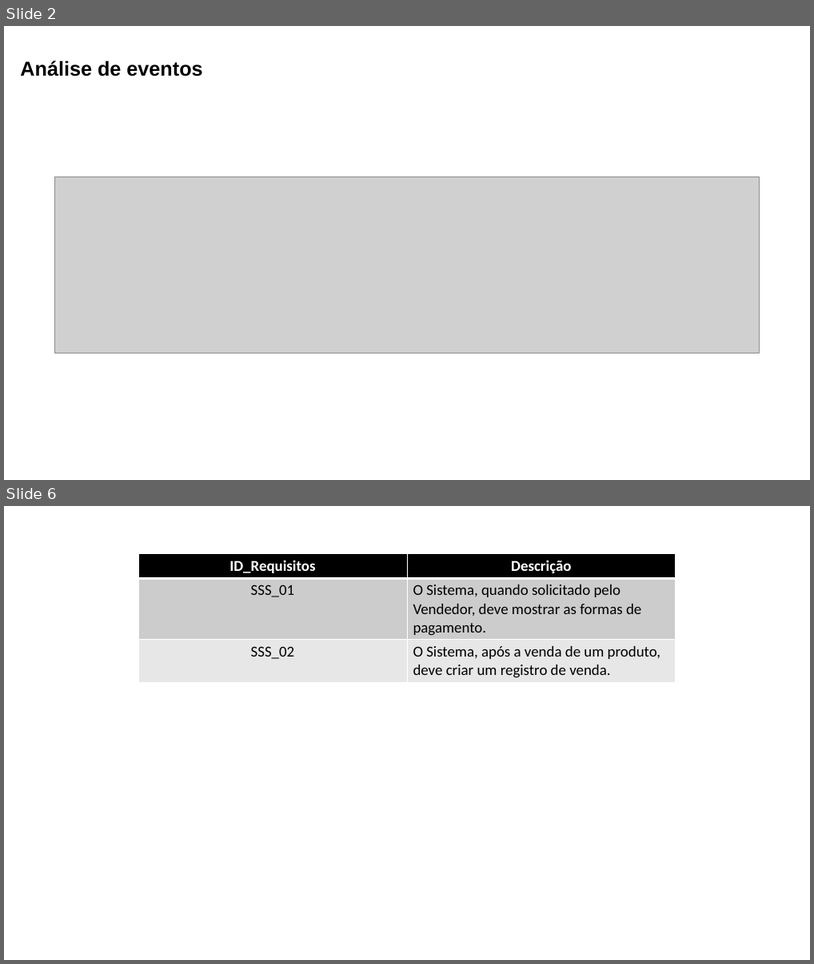
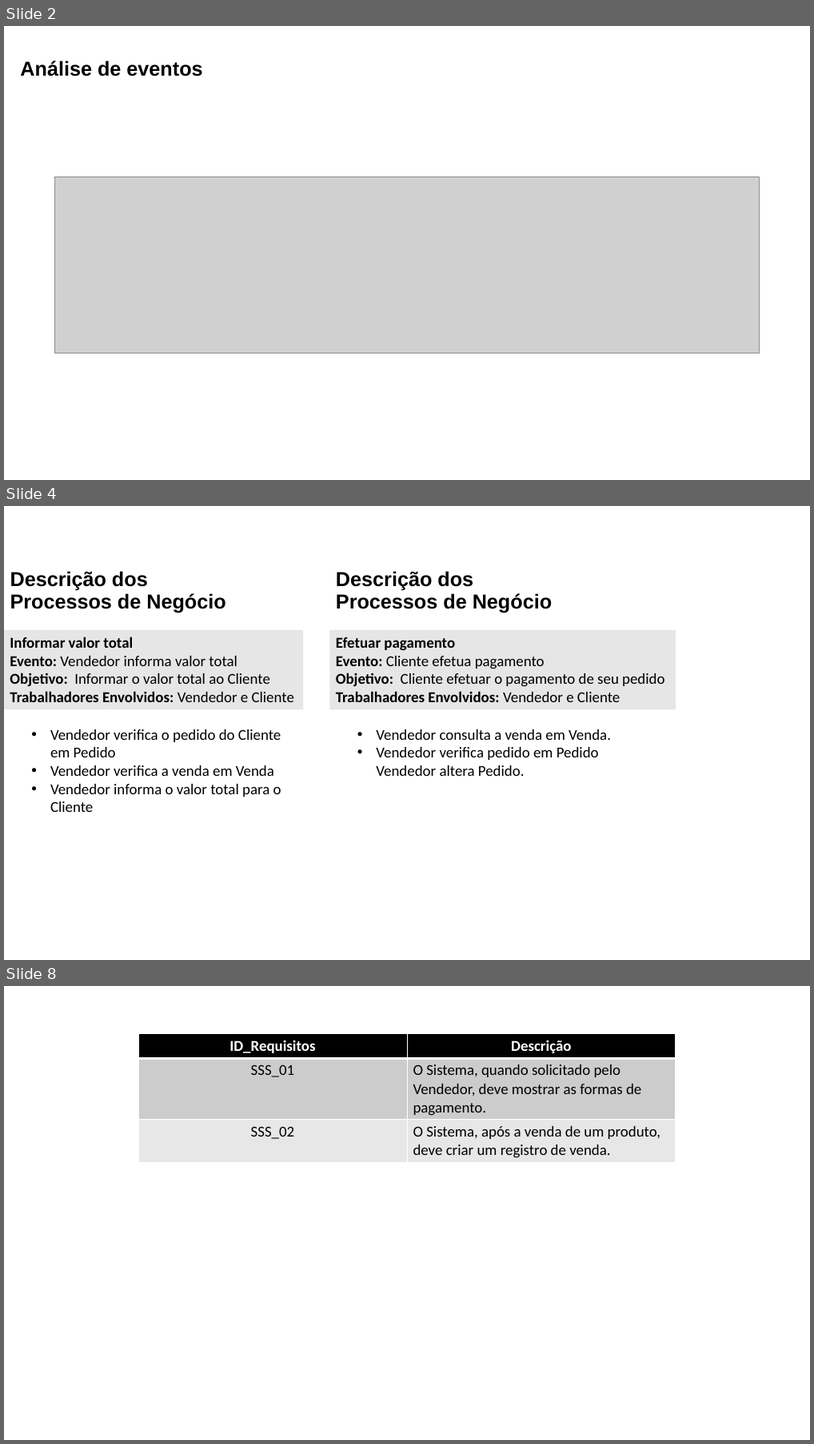
Before and after one commit to lucaskurata/Engenharia-de-Requisitos-Ericson, a slide deck: ACS/AC5/LucasKurata_AC5.pptx. Shown one above the other, each under a label of ours: slides 2 and 6 before the commit, slides 2, 4 and 8 after it; the slides between them are not shown. The pictures are 814x964 and 814x1444 pixels, drawn with LibreOffice and Linux fonts; fonts in the diff are those of the drawing; grey boxes stand for pictures. Boxes give left, top, right and bottom in pixels: in the first picture for what was removed or moved away, otherwise in the second. Text is boxed around its words. In the diff, an @@ line names an element or a change of style, - is before the commit and + after.

Commit message:
alteracao

```diff
--- a/ACS/AC5/LucasKurata_AC5.pptx
+++ b/ACS/AC5/LucasKurata_AC5.pptx
@@ slide 4 added at [4,506,810,960], background #FFFFFF @@
@@ title added at [10,571,226,612], 24 pt, text #000000, bold @@
+Descrição dos
+Processos de Negócio
@@ text added at [336,571,552,612], 24 pt, text #000000, bold @@
+Descrição dos
+Processos de Negócio
@@ rectangle added at [4,630,303,709], fill #E7E6E6, 18 pt, text #000000 @@
+Informar valor total
+Evento: Vendedor informa valor total
+Objetivo: Informar o valor total ao Cliente
+Trabalhadores Envolvidos: Vendedor e Cliente
@@ rectangle added at [330,630,676,709], fill #E7E6E6, 18 pt, text #000000 @@
+Efetuar pagamento
+Evento: Cliente efetua pagamento
+Objetivo: Cliente efetuar o pagamento de seu pedido
+Trabalhadores Envolvidos: Vendedor e Cliente
@@ text added at [50,729,282,812], 18 pt, text #000000 @@
+• Vendedor verifica o pedido do Cliente em Pedido
+• Vendedor verifica a venda em Venda
+• Vendedor informa o valor total para o Cliente
@@ text added at [376,729,611,776], 18 pt, text #000000 @@
+• Vendedor consulta a venda em Venda.
+• Vendedor verifica pedido em Pedido
+  Vendedor altera Pedido.
@@ what was slide 6 is now slide 8 @@
```
Also in this commit, not shown: 3 slides changed, 1 other slide added, 9 other files.
